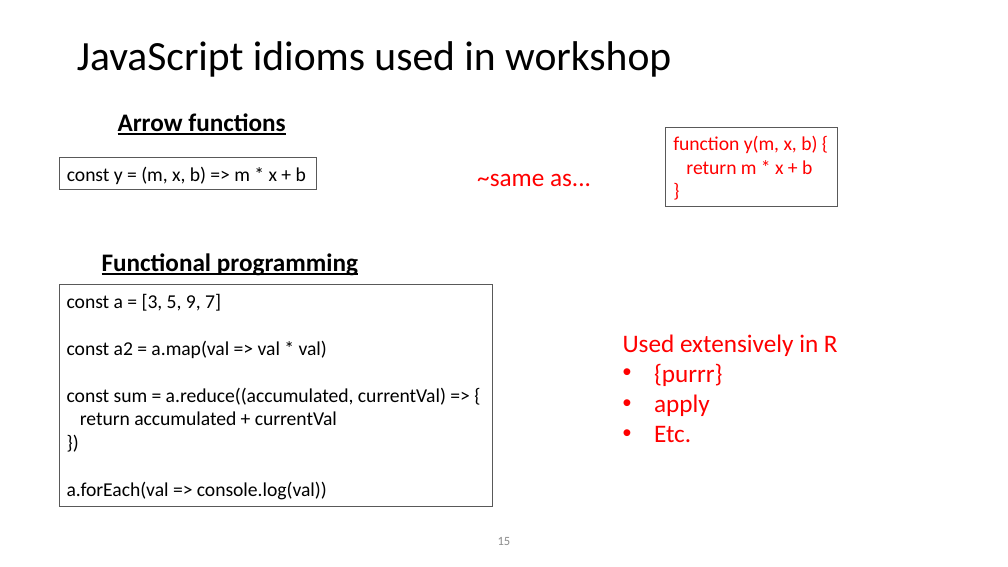
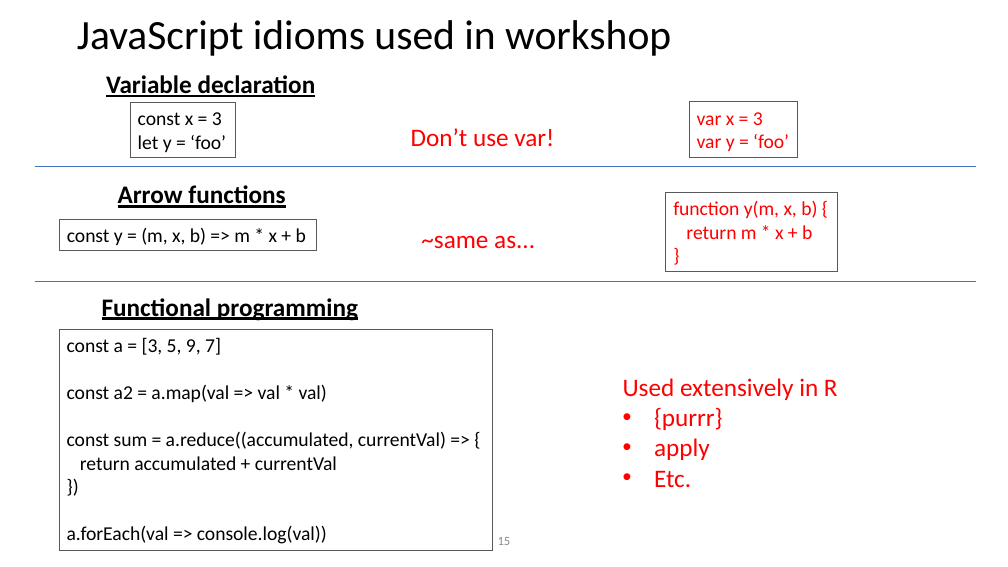
Before and after one commit to rdavidhall3/r-pharma-js-toolchain-2022, a slide deck: slide 15 of workshop/RPharma_2022_Hall_v2.pptx. Drawn at 1008x567 pixels with LibreOffice and Linux fonts; fonts in the diff are those of the drawing. Boxes give left, top, right and bottom in pixels: in the first picture for what was removed or moved away, otherwise in the second. Text is boxed around its words. In the diff, an @@ line names an element or a change of style, - is before the commit and + after.

Commit message:
Tweaked workshop material

```diff
--- a/workshop/RPharma_2022_Hall_v2.pptx
+++ b/workshop/RPharma_2022_Hall_v2.pptx
@@ title "JavaScript idioms used in workshop": place and size @@
-title "JavaScript idioms used in workshop" at bbox=[77, 41, 671, 77]
+title "JavaScript idioms used in workshop" at bbox=[77, 20, 671, 56]
@@ text added at bbox=[106, 75, 316, 97], 24 pt, text #000000, bold, underline @@
+Variable declaration
@@ rectangle added at bbox=[130, 103, 235, 158], outline #595959 0.75 pt, 18.7 pt, text #000000 @@
+const x = 3
+let y = ‘foo’
@@ rectangle added at bbox=[690, 102, 799, 157], outline #595959 0.75 pt, 18.7 pt, text #FF0000 @@
+var x = 3
+var y = ‘foo’
@@ text added at bbox=[411, 128, 554, 147], 24 pt, text #FF0000 @@
+Don’t use var!
@@ line added from (35, 167) to (976, 167), #4472C4 0.5 pt @@
@@ text "Arrow functions": place and size @@
-text "Arrow functions" at bbox=[118, 113, 285, 135]
+text "Arrow functions" at bbox=[118, 185, 285, 208]
@@ rectangle "function y(m, x, b) {": place and size @@
-rectangle "function y(m, x, b) {" at bbox=[666, 128, 839, 206]
+rectangle "function y(m, x, b) {" at bbox=[666, 193, 839, 271]
@@ rectangle "const y = (m, x, ...": place and size @@
-rectangle "const y = (m, x, ..." at bbox=[60, 158, 317, 190]
+rectangle "const y = (m, x, ..." at bbox=[60, 219, 317, 251]
@@ text "~same as...": place and size @@
-text "~same as..." at bbox=[477, 173, 591, 187]
+text "~same as..." at bbox=[421, 235, 535, 249]
@@ line added from (35, 281) to (976, 281), #4472C4 0.5 pt @@
@@ 2 texts, 1 rectangle: place and size @@
-2 texts, 1 rectangle at bbox=[59, 253, 838, 507]
+2 texts, 1 rectangle at bbox=[59, 298, 838, 551]
```
Also in this commit, not shown: 9 other slides changed, 1 slide added, 2 other files.
